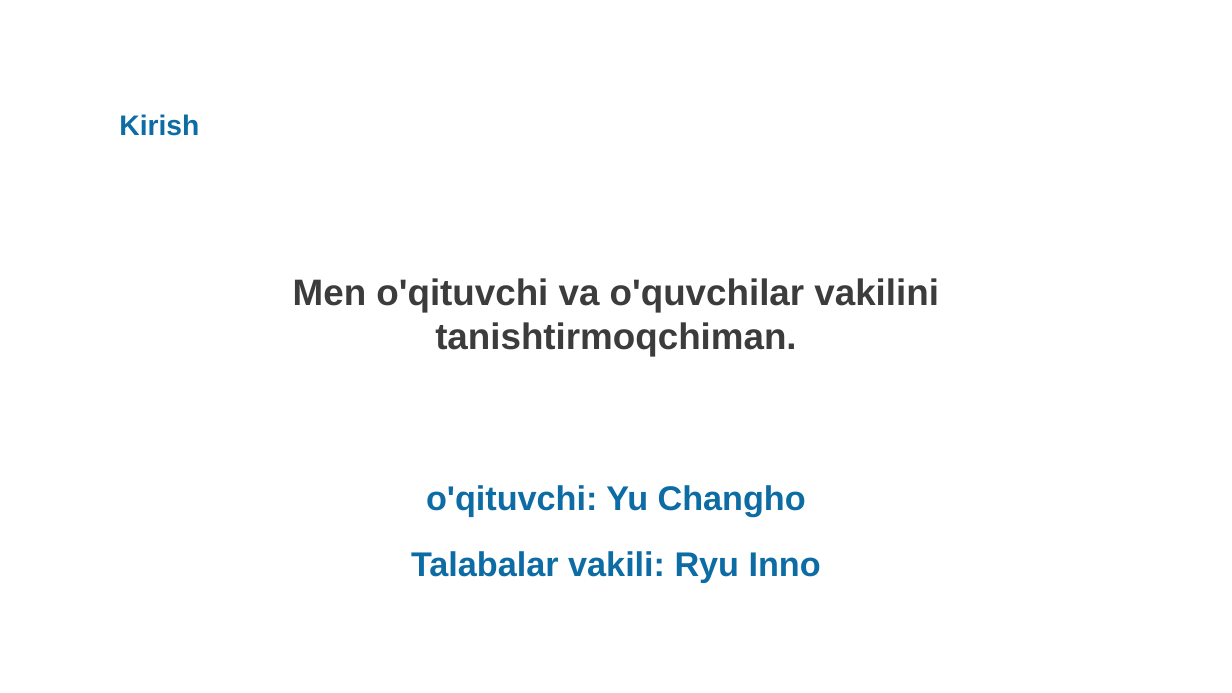
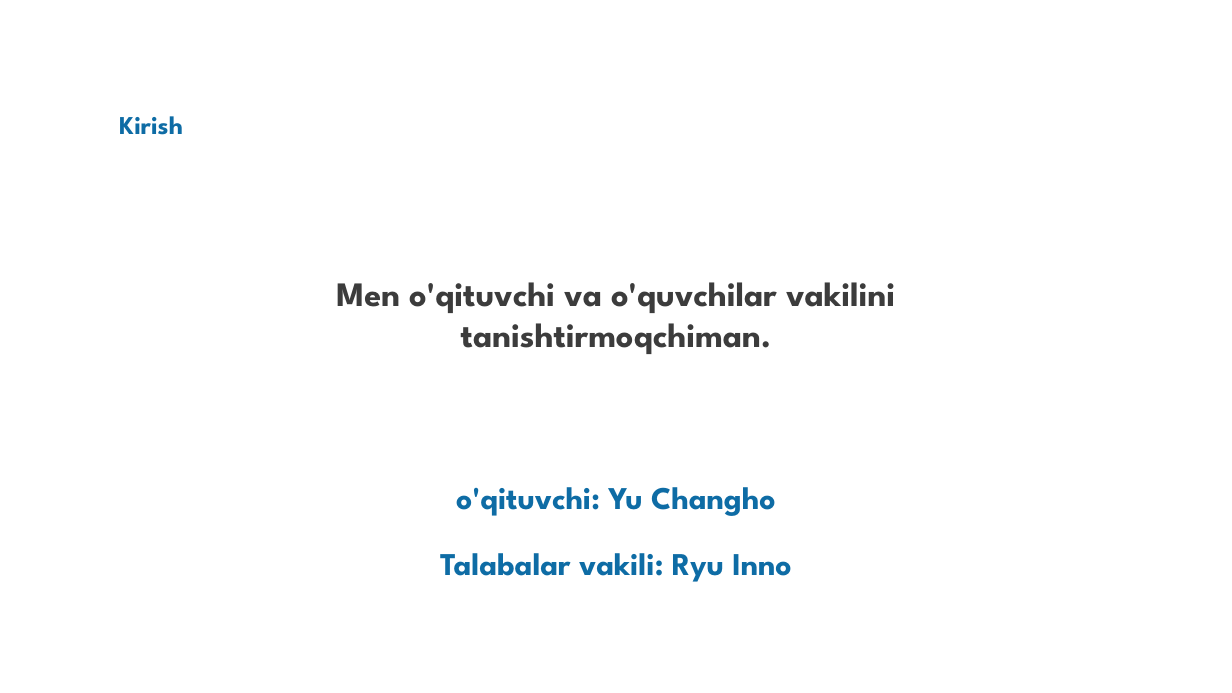
Before and after one commit to Jaloliddin-Kulmatov/ICOM-v1, a slide deck: slide 2 of PPT_uzbek_editable.pptx. Drawn at 1232x693 pixels with LibreOffice and Linux fonts; fonts in the diff are those of the drawing; background and template pictures are left out. Boxes give left, top, right and bottom in pixels: in the first picture for what was removed or moved away, otherwise in the second. Text is boxed around its words. In the diff, an @@ line names an element or a change of style, - is before the commit and + after.

```diff
--- a/PPT_uzbek_editable.pptx
+++ b/PPT_uzbek_editable.pptx
@@ text "Kirish" at [119,116,182,135]: size 33 to 30 pt, font Arial to League Spartan @@
@@ text "Men o'qituvchi va o'quvchilar vakilini ..." at [336,282,895,354]: size 43 to 40 pt, font Arial to League Spartan @@
@@ text "o'qituvchi: Yu Changho" at [456,487,776,516]: size 40 to 37 pt, font Arial to League Spartan @@
@@ text "Talabalar vakili: Ryu Inno" at [440,553,791,582]: size 40 to 37 pt, font Arial to League Spartan @@
```
Also in this commit, not shown: 5 other slides changed, 1 other file.
